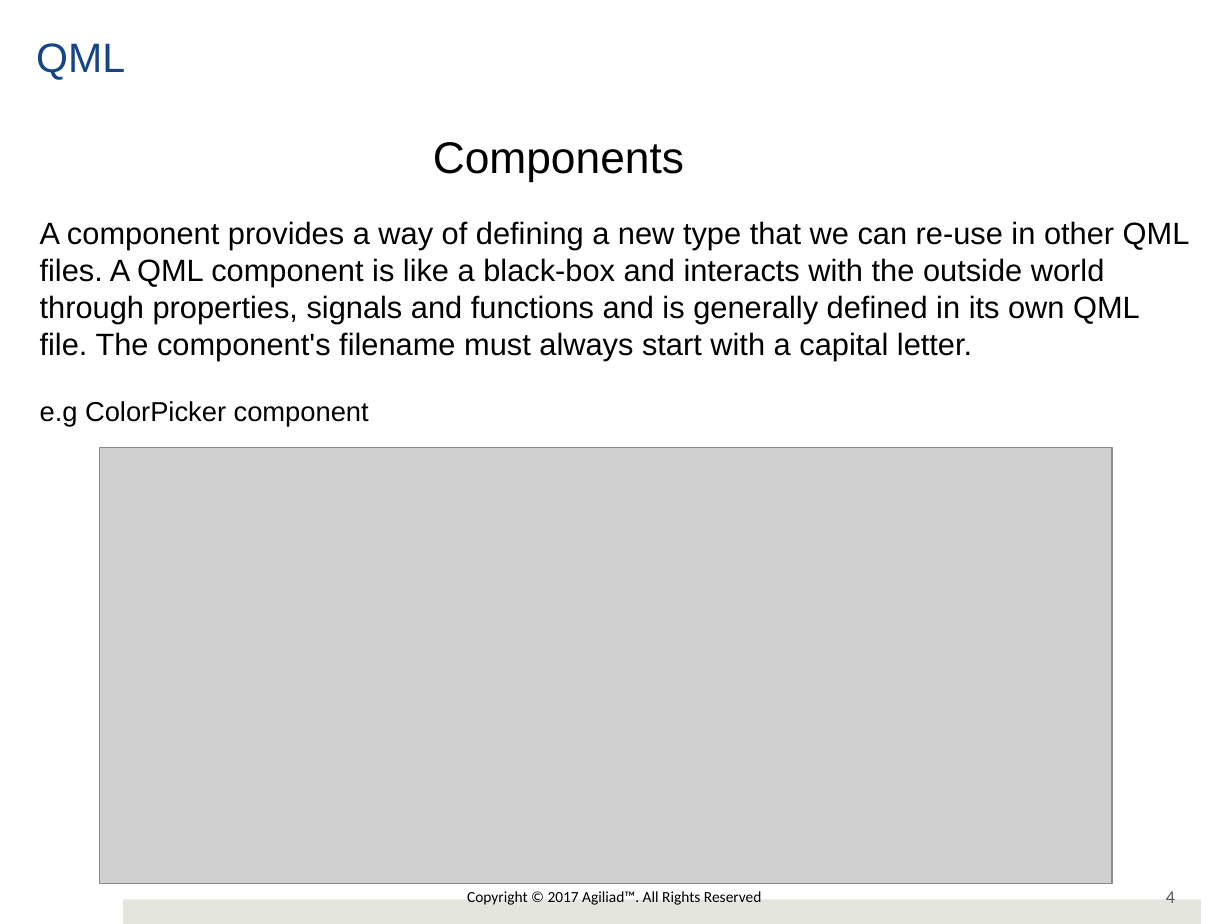
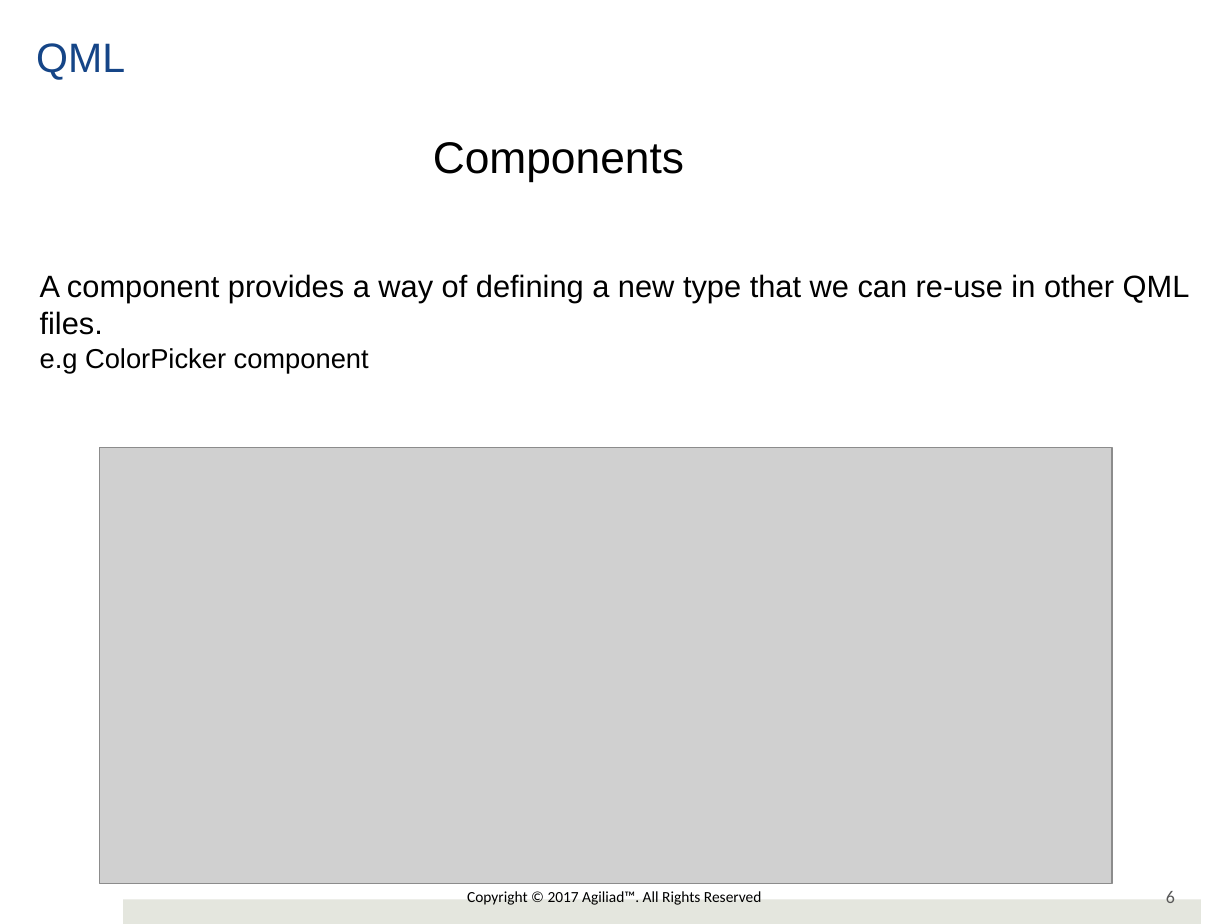
Before and after one commit to girishlande/QMLProjects, a slide deck: slide 6 of 6Course/QMLTraining.pptx (slide 4 before the commit). Drawn at 1232x924 pixels with LibreOffice and Linux fonts; fonts in the diff are those of the drawing; grey boxes stand for pictures; background and template pictures are left out. Boxes give left, top, right and bottom in pixels: in the first picture for what was removed or moved away, otherwise in the second. Text is boxed around its words. In the diff, an @@ line names an element or a change of style, - is before the commit and + after.

```diff
--- a/6Course/QMLTraining.pptx
+++ b/6Course/QMLTraining.pptx
@@ text "A component provides a way ...": place and size @@
-text "A component provides a way ..." at [40,221,1190,427]
+text "A component provides a way ..." at [40,274,1190,373]
@@ text at [40,274,1190,335]: text changed @@
-A component provides a way of defining a new type that we can re-use in other QML files. A QML component is like a black-box and interacts with the outside world through properties, signals and functions and is generally defined in its own QML file. The component's filename must always start with a capital letter.
+A component provides a way of defining a new type that we can re-use in other QML files.
@@ page number at [1166,891,1175,903]: text changed @@
-4
+6
```
Also in this commit, not shown: 4 other slides changed, 3 slides added, 1 slide removed, 8 other files.
